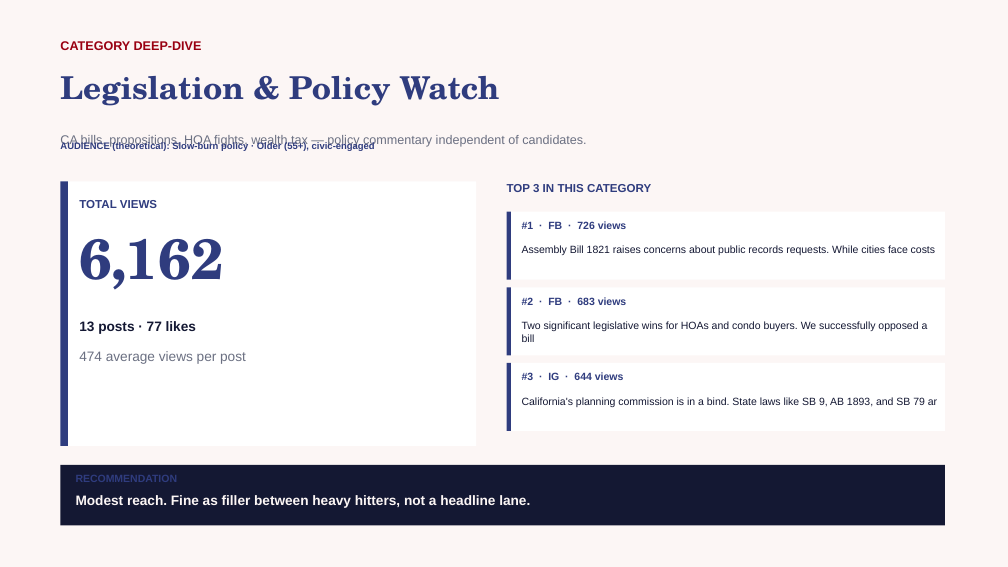
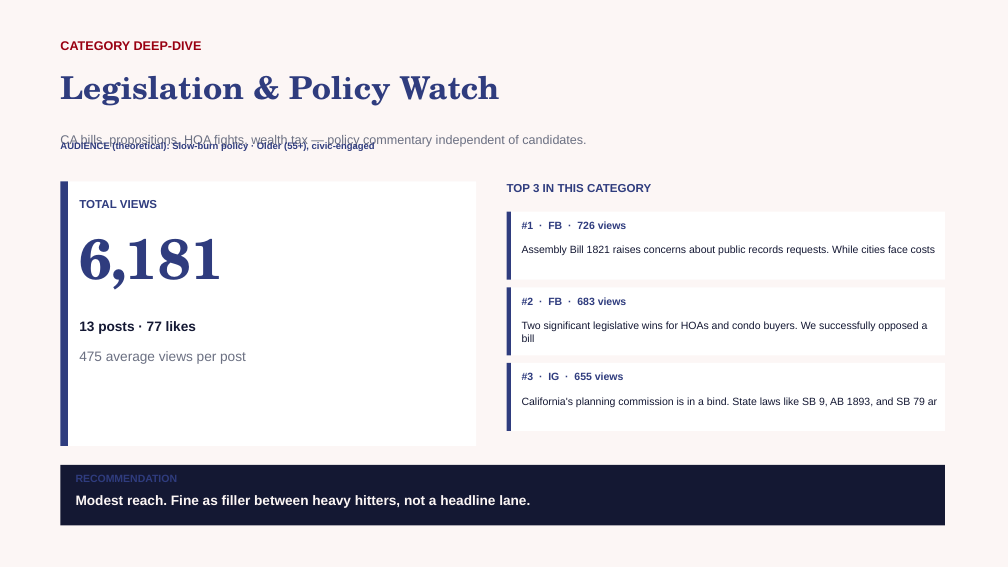
Before and after one commit to zvmmer/talking-downey-kpis, a slide deck: slide 16 of SPONSOR_CONTENT_REPORT.pptx. Drawn at 1008x567 pixels with LibreOffice and Linux fonts; fonts in the diff are those of the drawing. Boxes give left, top, right and bottom in pixels: in the first picture for what was removed or moved away, otherwise in the second. Text is boxed around its words. In the diff, an @@ line names an element or a change of style, - is before the commit and + after.

```diff
--- a/SPONSOR_CONTENT_REPORT.pptx
+++ b/SPONSOR_CONTENT_REPORT.pptx
@@ text at [79,239,223,290]: text changed @@
-6,162
+6,181
@@ text at [79,351,246,364]: text changed @@
-474 average views per post
+475 average views per post
@@ text at [522,372,624,380]: text changed @@
-#3 · IG · 644 views
+#3 · IG · 655 views
```
Also in this commit, not shown: 10 other slides changed, 5 other files.
